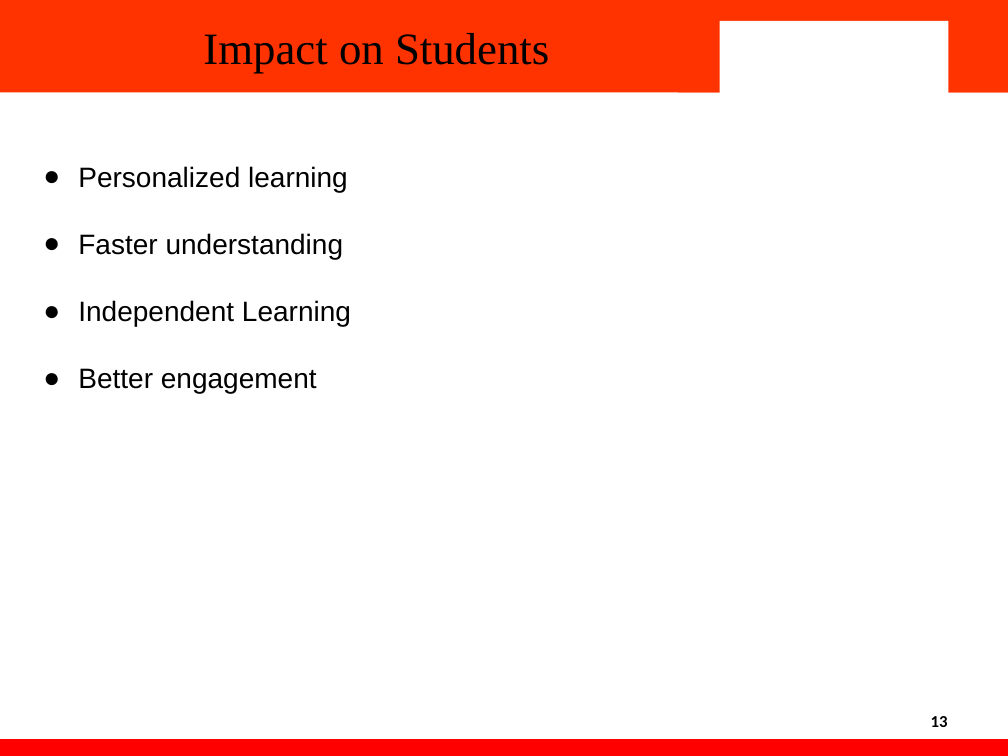
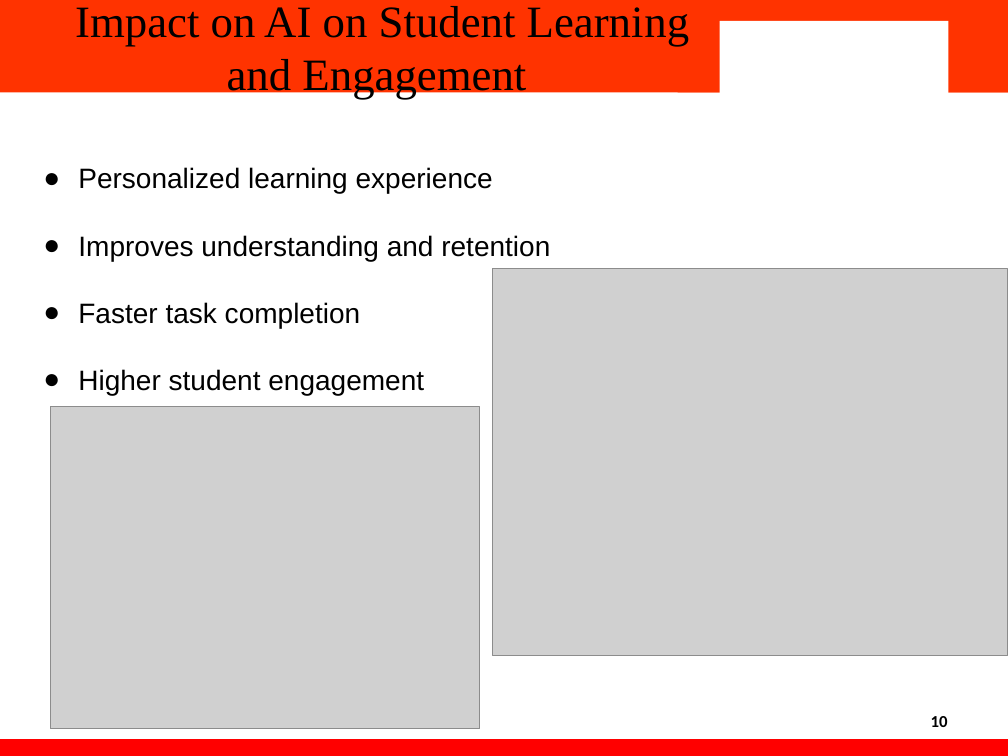
Before and after one commit to Heykrishna/impact-of-ai-on-education, a slide deck: slide 10 of PPT/Final.pptx (slide 13 before the commit). Drawn at 1008x756 pixels with LibreOffice and Linux fonts; fonts in the diff are those of the drawing; grey boxes stand for pictures; background and template pictures are left out. Boxes give left, top, right and bottom in pixels: in the first picture for what was removed or moved away, otherwise in the second. Text is boxed around its words. In the diff, an @@ line names an element or a change of style, - is before the commit and + after.

```diff
--- a/PPT/Final.pptx
+++ b/PPT/Final.pptx
@@ text at (75, 6, 690, 100): text changed @@
-Impact on Students
+Impact on AI on Student Learning and Engagement
@@ text at (78, 167, 550, 395): text changed @@
-● Personalized learning
-● Faster understanding
-● Independent Learning
-● Better engagement
+● Personalized learning experience
+● Improves understanding and retention
+● Faster task completion
+● Higher student engagement
@@ picture added at (492, 269, 1008, 656) @@
@@ picture added at (50, 407, 480, 729) @@
@@ page number at (931, 716, 948, 727): text changed @@
-13
+10
```
Also in this commit, not shown: 16 other slides changed, 3 slides removed.
